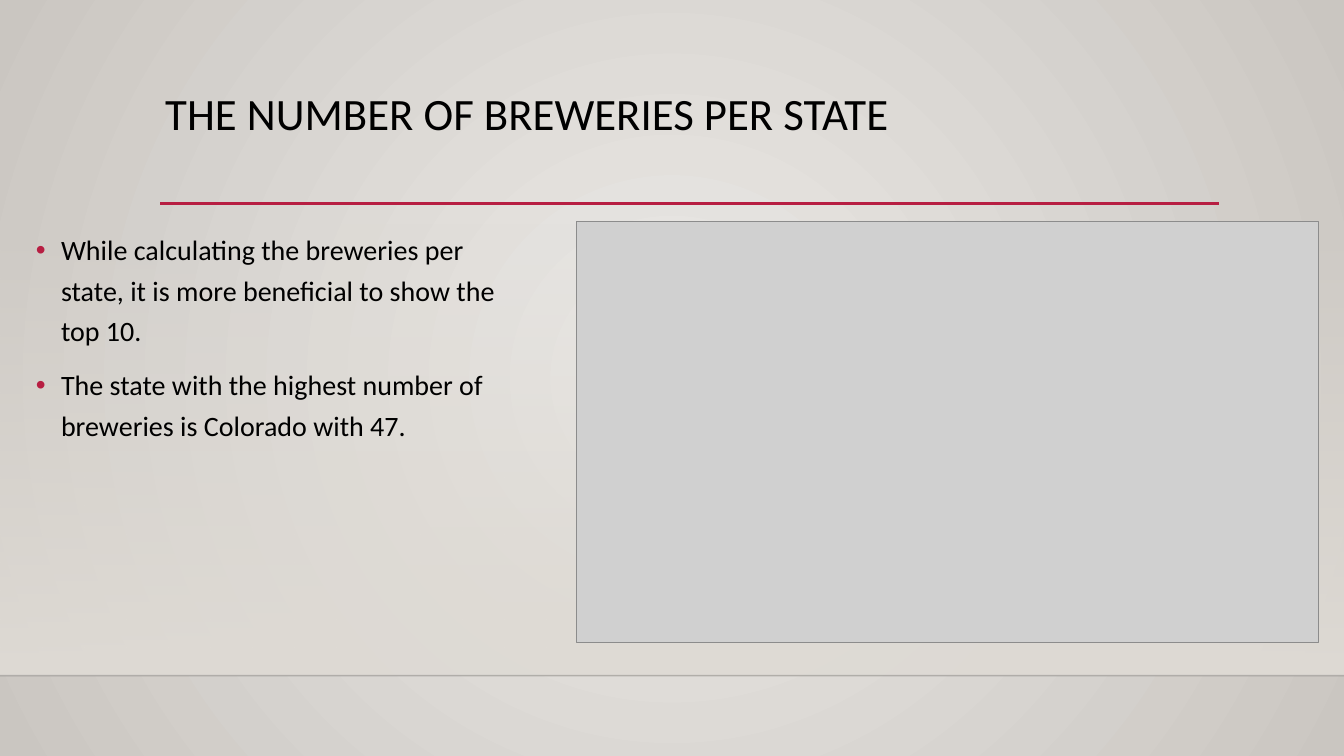
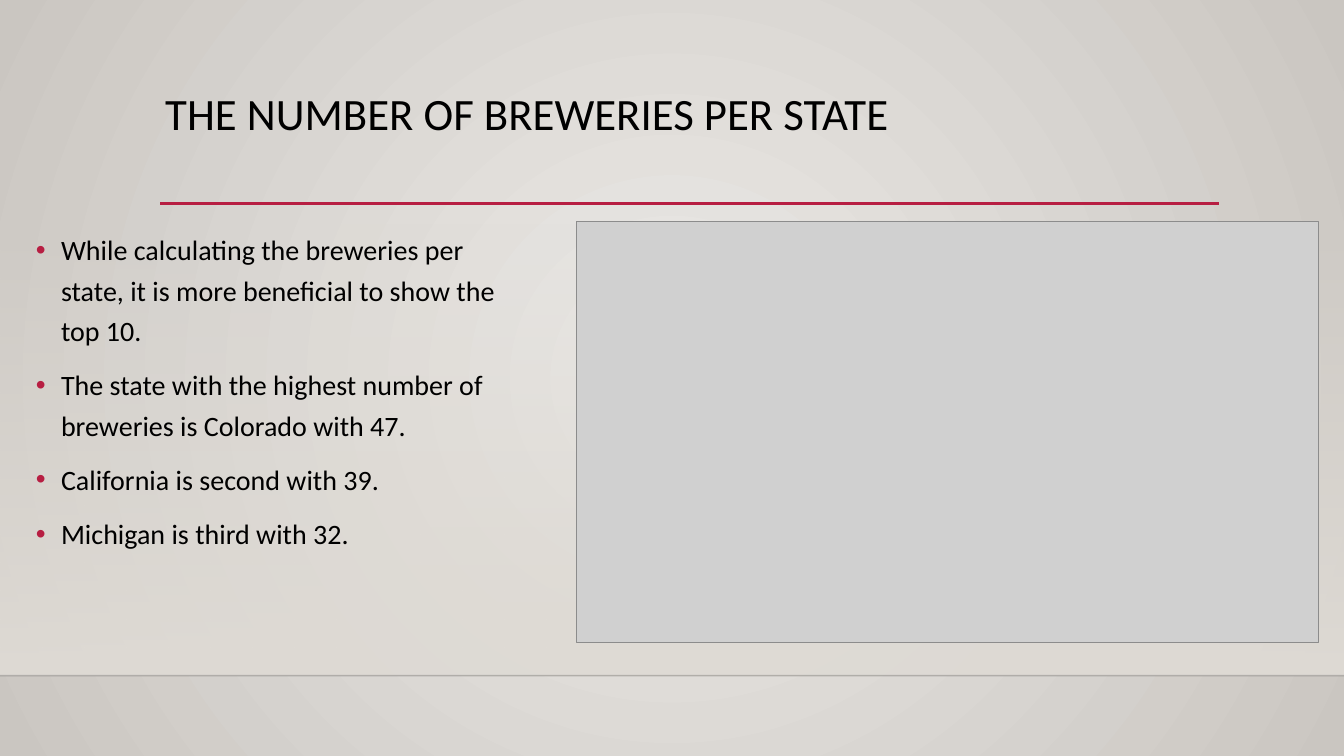
Before and after one commit to sajmera9/BeerCaseStudy1, a slide deck: slide 2 of CaseStudy1_Final_Presentation.pptx. Drawn at 1344x756 pixels with LibreOffice and Linux fonts; fonts in the diff are those of the drawing; grey boxes stand for pictures; background and template pictures are left out. Boxes give left, top, right and bottom in pixels: in the first picture for what was removed or moved away, otherwise in the second. Text is boxed around its words. In the diff, an @@ line names an element or a change of style, - is before the commit and + after.

```diff
--- a/CaseStudy1_Final_Presentation.pptx
+++ b/CaseStudy1_Final_Presentation.pptx
@@ text at [61, 470, 378, 549]: paragraphs added @@
+• California is second with 39.
+• Michigan is third with 32.
```
Also in this commit, not shown: 3 other slides changed, 3 other files.
